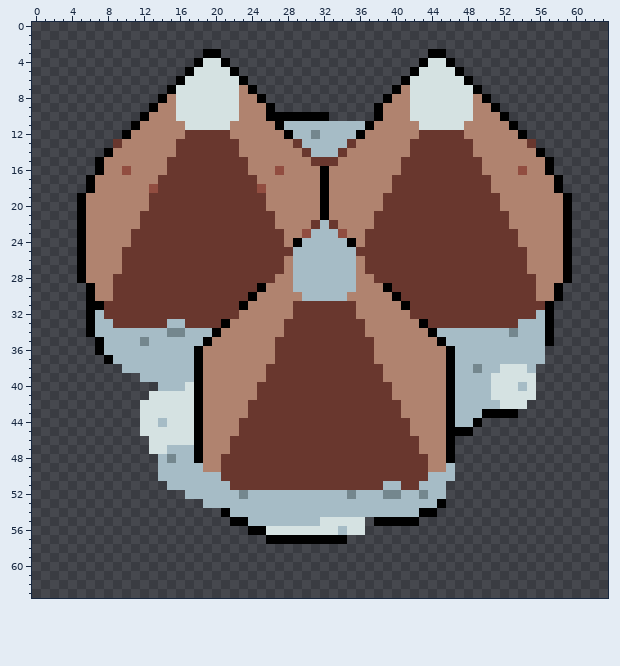
Edited in one commit: pixel-art sprite (public/assets/Tiles/Plains/Mountains/sheet01.png). Above is the file before it was changed.
The file is 64x64 pixels.
And afterwards:
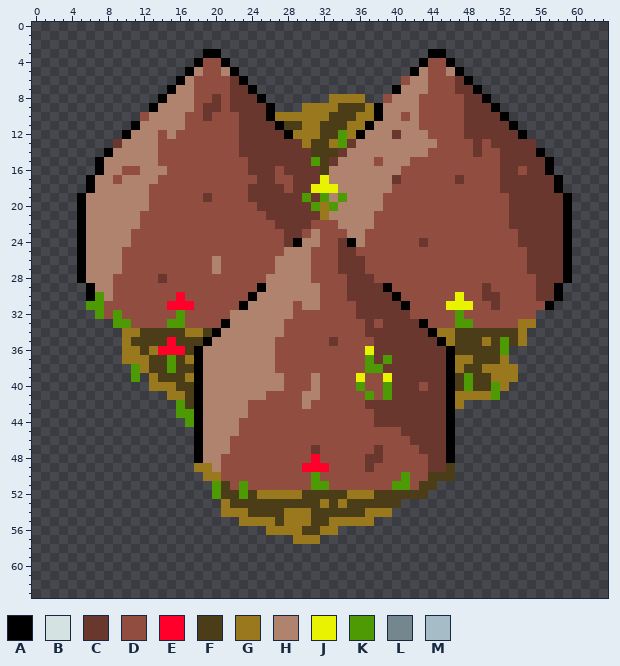
Palette (. is transparent): A #000000  B #d5e2e2  C #69372e  D #914d40  E #ff002b  F #4b3d18  G #9a781d  H #b0836f  J #e9f200  K #4d9a05  L #74878e  M #a6bcc6
What changed:
Changed rows in their new state; - is an unchanged pixel.
first column x 6:
 4 -------------DD-----------------------DD-------------
 5 ------------HDDH---------------------HDDH------------
 6 -----------HDDDDC------------------DHHDDDC-----------
 7 ----------HHDDDDCC------------------HHDDDCC----------
 8 ----------HHDDCDCCC--------GGGG--D--HDDDDDCC---------
 9 ----------HHDCCDCCCC----GGGGFFFG----HDDDDDCCC--------
10 ------D---HDDCDDDCCC-GGGGGGFFFGG---DHDDDDDCCCC-------
11 -----------DDDDDDCCCC-FFGGFFFGG------DDDDDCCCCC------
12 --------D-DDDDDDDCCCCC-GGGFFKG----C--HDDDDCCCCCC-----
13 --------DDDDDDDDDCCCCCC-GFFGK-------HHHDDDDCDCCCC----
14 --------DDDDDDDDDCCCCCCC-FFF--------HHDDDDDCDDCCCC---
15 --------DDDDDDDDDDCCCCCCCKF-----D--HDDDDDDDDDDCCCCC--
16 -----D---DDDDDDDDDCCC-CCCCF--------DDDDDDDDDDDCC-CC--
17 ---D----DDDDDDDDDDDCCDDCCCJ--------DDDDDD-DDDDCCCCCC-
18 --------DDDDDDDDDD-CCCDCCJJJ------DDDDDDDDDDDDCCCCCC-
19 -------DDDDDD-DDDD--CCCCKCK-K----DDDDDDDDDDDDDDCCCCCC
20 -------DDDDDDDDDDDD-CCCCCKGK-----DDDDDDDDDDDDDDCCCCCC
21 ------DDDDDDDDDDDDDD-CCCCCG-----DDDDDDDDDDDDDDDCCCCCC
22 ------DDDDDDDDDDDDDDDCCCCDDD----DDDDDDDDDDDDDDDCCCCCC
23 -----DDDDDDDDDDDDDDDDDCC-HDD---DDDDDDDDDDDDDDDDDCCCCC
24 -----DDDDDDDDDDDDDDDDDC-HHDDC--DDDDDD-DDDDDDDDDDCCCCC
25 ----DDDDDDDDDDDDDDDDDDHHHDDDCCDDDDDDDDDDDDDDDDDDDCCCC
26 ----DDDDDDDDDDHDDDDDDH-HHDDDCCCDDDDDDDDDDDDDDDDDDCCCC
27 ----DDDDDDDDDDHDDDDDDH-HHDDDCCCDDDDDDDDDDDDDDDDDDCCCC
28 ---DDDDD-DDDDDDDDDDDH--HHDDDDCCCDDDDDDDDDDDDDDDDDDCCC
29 ---DDDDDDDDDDDDDDDD----HHHDDDCCCC-DDDDDDDDDD-DDDDDCC-
30 -K-DDDDDDDEDDDDDDD------HHDDDCCCCC-DDDDDDJDD--DDDDCC-
31 KKDDDDDDDEEEDDDDD------DHHDDDDCCCCC-DDDDJJJDD-DDDDD--
32 .KDKDDDDDDKDDDDDH------DDDDDDDCCCCCCDDDDDKDDDDDDDD..-
33 ...KKDDDDKKDDDD-------DDDDDDDDDCDCCCC-DDDKKDDDDDGG..-
34 ....GGFFFFFGGF--------DDDDDDDDDCCCCCCC-GGFFFFFFFG...-
35 -...GFFFFEFFF--------DDDDDD-DDDDCCCCCCC-GFFFGFKFG...-
36 -...GGFGEEEF---------DDDDDDDDDDJCCCCCCCC-FFFFFK....--
37 --..GGGFFKFG---------DDDDDDDDDDKCKCCCCCC-GGFFFG....--
38 ----.KGFFKFF--------HDDDDDDDDDDKKCCCCCCC-GFFGGGG..---
39 -----K.GFFFG--------HHDDDHDDDDJDDJCCCCCC-FKFFGGG..---
40 -------GGGFF-------HHHDDDHDDDDKDDKCCCDCC-FKFFKG...---
41 -------..GGF-------HDDDDHHDDDDDKDKCCCCCC-GGGGK....---
42 ------....KF------DDDDDDHDDDDDD----CCCCC-G.......----
43 ------....KK------DDDDDDDDDDDDDD---CCCCC-.......-----
44 ------.....K-----DDDDDDDDDDDDDDD----CCCC-...---------
45 ------......-----DDDDDDDDDDDDDDDDDD-CCCC-..----------
46 -------.....----DDDDDDDDDDDDDDDDDDDD-CCC-------------
47 -------.....----DDDDDDDDD-DDDDDD-DDDDCCC-------------
48 --------....---DDDDDDDDDDEDDDDD--DDDDDCC-------------
49 --------....GG-DDDDDDDDDEEEDDDD-DDDDDDCCF------------
50 --------.....GGDDDDDDDDDDKDDDDDDDDDKDDFFF------------
51 ---------.....KFDKDDDDDDDKKDDDDDDDKKDFF.-------------
52 -----------...KFFKFGGGGGFFFFFGGGFFFFFF..-------------
53 -------------..GFFFFFFFFFFGFGFFFFFF.....-------------
54 ---------------GGGFFFFGGGFFFFFFGGG.....--------------
55 ----------------.GGGGFGGGFFGGGGG.....----------------
56 ------------------..GGGGFFGG...----------------------
57 --------------------...GGG...------------------------
Where, in picture pixels (left, top, right, bottom), the same in both pictures:
changed: (86, 58, 563, 544)
